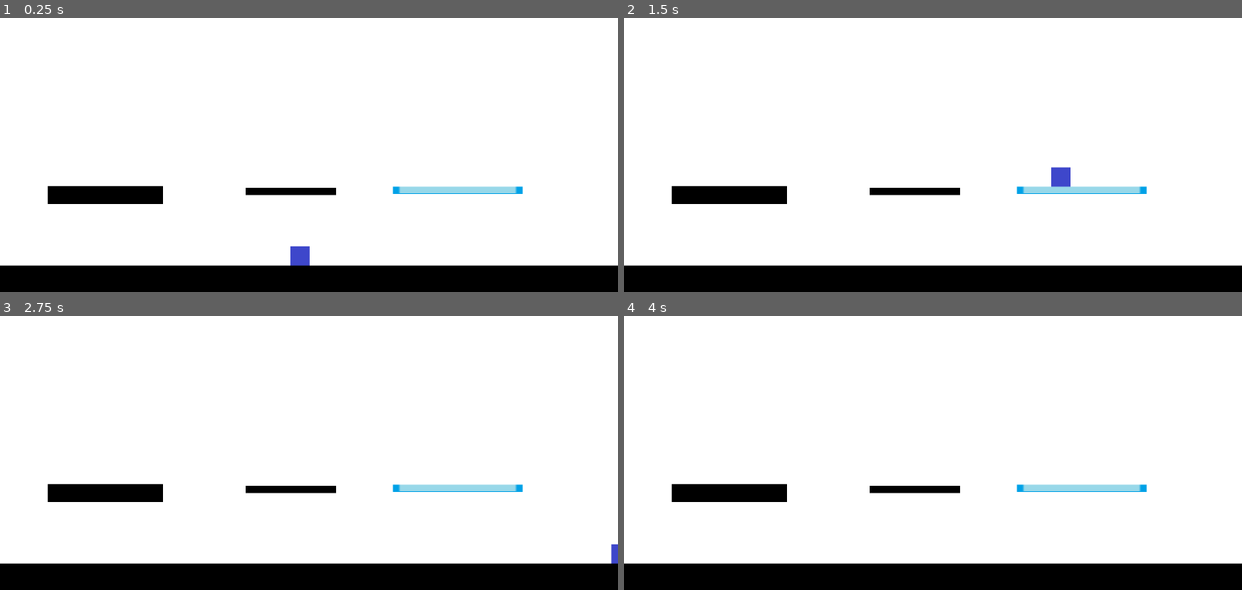
Above: before the commit, frames 1-4 (two rows, left to right).
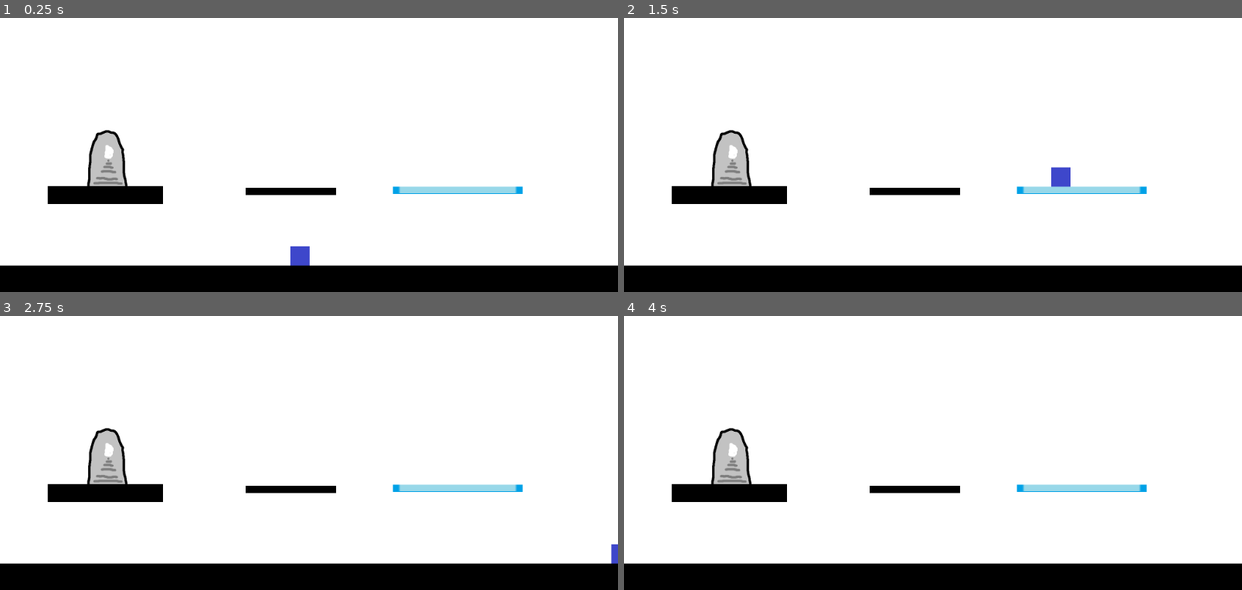
Above: after the commit, the same moments.

Repository: Darkstick/Jumper
Game: Godot game, scene res://Scenes/Levels/testMap.tscn
Same seed, same stepped clock (60 frames per second), same inputs: the game is played once before the commit and once after it. This scene is started directly instead of the project's main scene.
Inputs:
- Up to frame 1 (0.25 s): no input
- Up to frame 2 (1.5 s): tap Enter at 0.5 s; hold Right (right) from 0.53 s (still down); tap Up (up) at 0.6, 0.77, 1.07, 1.35 s
- Up to frame 3 (2.75 s): tap Up (up) at 1.52, 1.82, 2.1 s; release Right (right) at 2.03 s; hold Left (left) from 2.03 s (still down)
- Up to frame 4 (4 s): release Left (left) at 2.78 s; hold Right (right) from 2.78 s (still down); tap Up (up) at 2.85, 3.02, 3.32, 3.6, 3.77 s; tap R (reset) at 3.5 s

The runs differ from the first frame. In frame 1, 1.1% of the frame differs, in the area x 14-21%, y 40-62%; in frame 2, 1.1%; in frame 3, 1.1%; in frame 4, 1.1%.

Commit message:
exit door coded

Diff:
--- a/Scenes/Levels/testMap.tscn
+++ b/Scenes/Levels/testMap.tscn
@@ -1,11 +1,15 @@
-[gd_scene load_steps=5 format=2]
+[gd_scene load_steps=6 format=2]
 
 [ext_resource path="res://Scenes/Creatures/player.tscn" type="PackedScene" id=1]
 [ext_resource path="res://Scenes/Objects/basicPlatform.tscn" type="PackedScene" id=2]
 [ext_resource path="res://Scenes/Objects/thinPlatform.tscn" type="PackedScene" id=3]
 [ext_resource path="res://Scenes/Objects/icyPlatform.tscn" type="PackedScene" id=4]
+[ext_resource path="res://Scenes/Objects/exitDoor.tscn" type="PackedScene" id=5]
 
 [node name="testMap" type="Node"]
+
+[node name="exitDoor" parent="." instance=ExtResource( 5 )]
+position = Vector2( 175.353, 374.618 )
 
 [node name="floor" parent="." instance=ExtResource( 2 )]
 position = Vector2( 497.646, 585.667 )
--- /dev/null
+++ b/Scenes/Objects/exitDoor.tscn
@@ -0,0 +1,18 @@
+[gd_scene load_steps=4 format=2]
+
+[ext_resource path="res://Ressources/Sprites/Placeholders/exitDoor.png" type="Texture" id=1]
+[ext_resource path="res://Scripts/Objects/exitDoor.gd" type="Script" id=2]
+
+[sub_resource type="RectangleShape2D" id=1]
+extents = Vector2( 37.4384, 62.7554 )
+
+[node name="exitDoor" type="Area2D"]
+scale = Vector2( 0.5, 0.5 )
+space_override = 1
+script = ExtResource( 2 )
+
+[node name="Sprite" type="Sprite" parent="."]
+texture = ExtResource( 1 )
+
+[node name="CollisionShape2D" type="CollisionShape2D" parent="."]
+shape = SubResource( 1 )
--- /dev/null
+++ b/Scripts/Objects/exitDoor.gd
@@ -0,0 +1,9 @@
+extends Area2D
+
+func get_input():
+	if Input.is_action_just_pressed("up"):
+		if get_overlapping_bodies().size() == 1:
+			get_tree().change_scene("res://Scenes/Levels/main.tscn")
+
+func _physics_process(_delta):
+	get_input()
Binary file removed: Ressources/Sprites/Placeholders/blackPrecise.png
Binary file added: Ressources/Sprites/Placeholders/exitDoor.png
Not shown, changed: Ressources/Sprites/Placeholders/exitDoor.png.import
